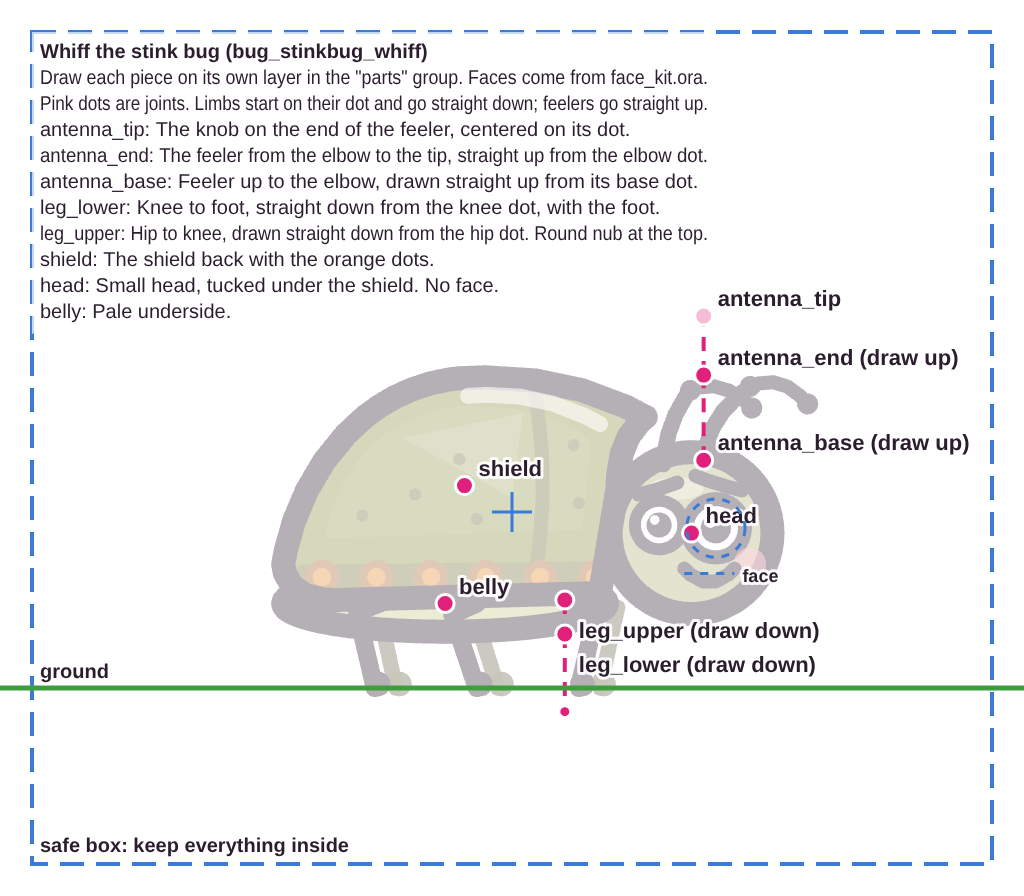
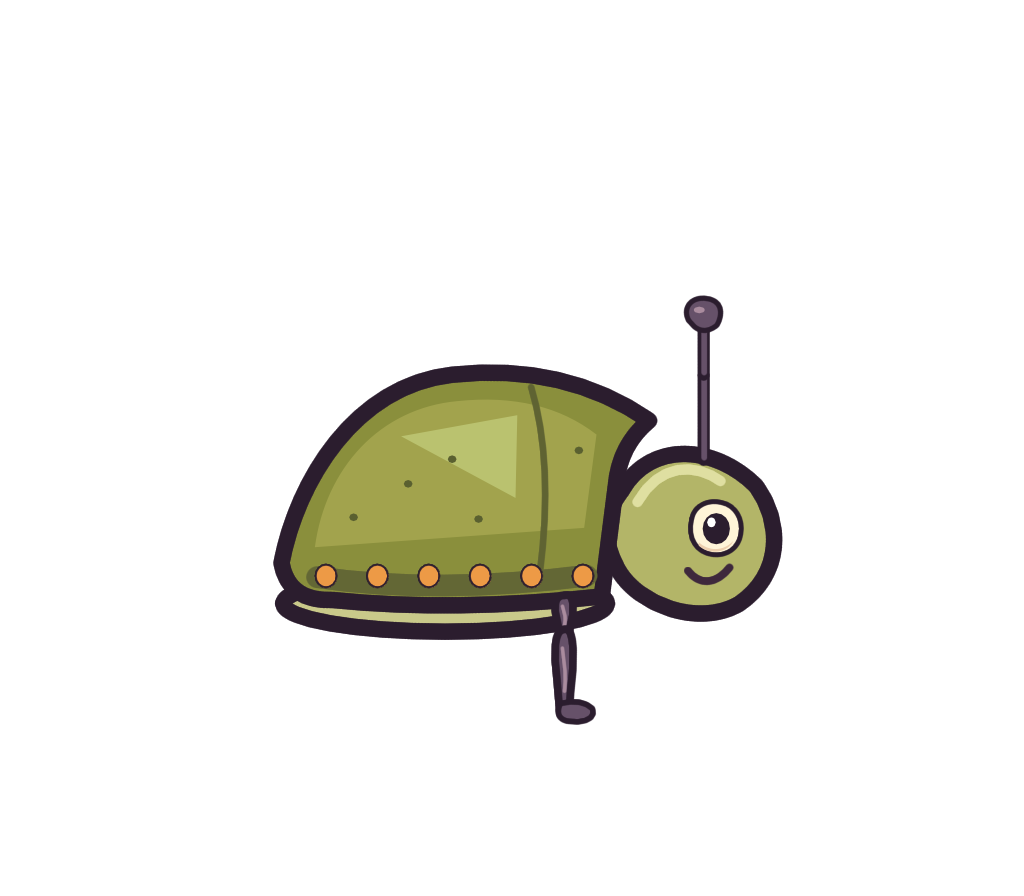
Two versions of the same layered image (1024 x 896). Layer-by-layer changes:
hid group "guides" (5 layers) over [0, 30, 1024, 866]
moved "face" above "parts" over [679, 493, 745, 606]
added layer "mouth_smile" in group "face" over [684, 563, 734, 586]
added layer "eye_pupil" in group "face" over [702, 513, 730, 545]
added layer "eye_white" in group "face" over [688, 499, 744, 558]
painted on "antenna_tip" over [683, 295, 724, 334]
painted on "antenna_end" over [697, 310, 710, 381]
painted on "antenna_base" over [697, 370, 710, 466]
painted on "leg_lower" over [551, 625, 597, 725]
painted on "leg_upper" over [551, 591, 578, 643]
painted on "shield" over [273, 364, 658, 614]
painted on "head" over [598, 445, 783, 622]
painted on "belly" over [274, 567, 616, 640]
